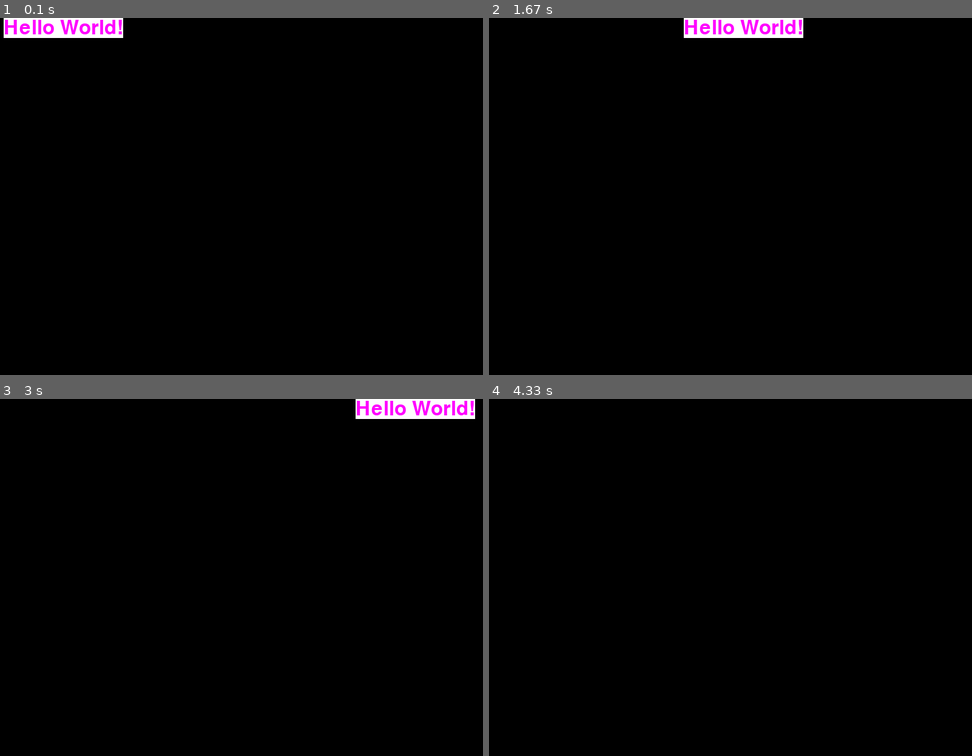
Above: before the commit, frames 1-4 (two rows, left to right).
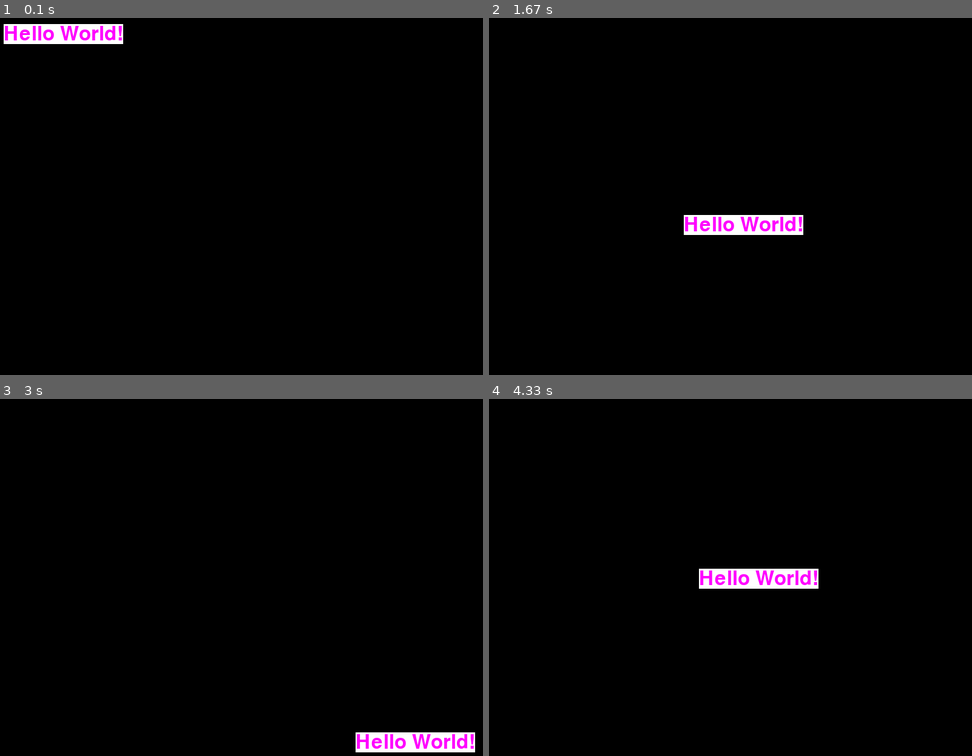
Above: after the commit, the same moments.

Repository: hercz/PyGamePractice
Game: pygame game, started from HelloWorld.py
Two runs of this game, one before a commit and one after it. Both use one fixed random seed, a clock stepped at 60 frames per second and the inputs below.
Inputs:
- Up to frame 1 (0.1 s): no input
- Up to frame 2 (1.67 s): no input
- Up to frame 3 (3 s): no input
- Up to frame 4 (4.33 s): no input

The runs differ from the first frame. In frame 1, 1.3% of the frame differs, in the area x 0-26%, y 0-8%; in frame 2, 2.8%, in the area x 40-66%, y 0-61%; in frame 3, 2.8%; in frame 4, 1.4%.

Commit message:
Add bounds for the movements

Diff:
--- a/HelloWorld.py
+++ b/HelloWorld.py
@@ -1,5 +1,4 @@
 import pygame, sys
-
 
 pygame.init()
 
@@ -9,23 +8,31 @@
 
 myriadProFont = pygame.font.SysFont("Myriad Pro", 48)
 
-helloWorld = myriadProFont.render("Hello World!", 1, (255, 0, 255),(255,255,255))
+helloWorld = myriadProFont.render("Hello World!", 1, (255, 0, 255), (255, 255, 255))
+helloWorldSize = helloWorld.get_size()
 
-x, y = 0,0
+x, y = 0, 0
+directionX, directionY = 1, 1
 
 clock = pygame.time.Clock()
-
-
 
 while 1:
     clock.tick(40)
     for event in pygame.event.get():
-         if event.type == pygame.QUIT: sys.exit()
+        if event.type == pygame.QUIT: sys.exit()
 
-    screen.fill((0,0,0))
+    screen.fill((0, 0, 0))
 
     screen.blit(helloWorld, (x, y))
 
-    x+=5
+    x += 5 *directionX
+    y += 5 * directionY
+
+    if x + helloWorldSize[0] > 800 or x <= 0:
+        directionX *= -1
+
+    if y + helloWorldSize[1] > 600 or y <= 0:
+        directionY *= -1
+
 
     pygame.display.update()
